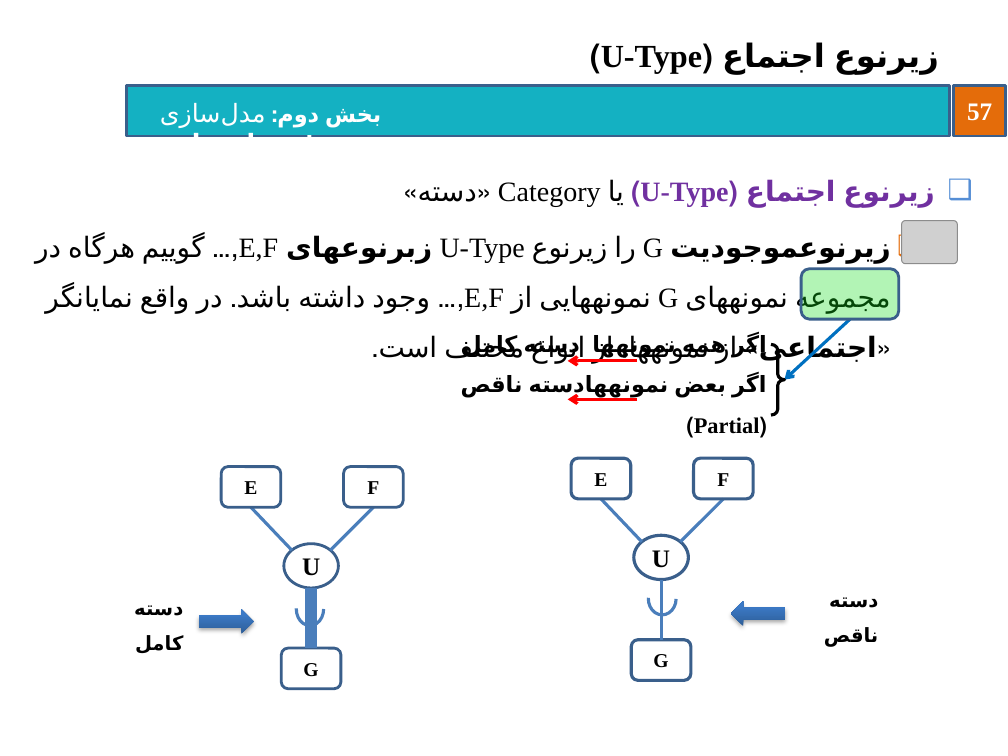
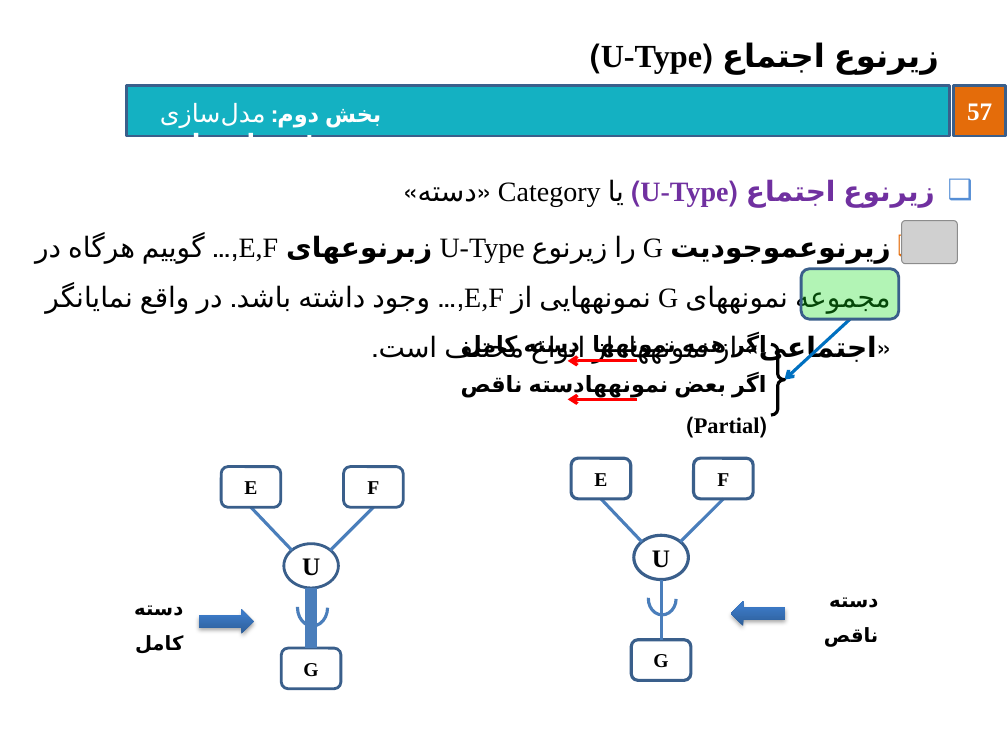
Before and after one commit to behnamhatami/DB-Slides, a slide deck: slide 57 of 2-DB-DataModeling.pptx. Drawn at 1008x756 pixels with LibreOffice and Linux fonts; fonts in the diff are those of the drawing; grey boxes stand for pictures; background and template pictures are left out. Boxes give left, top, right and bottom in pixels: in the first picture for what was removed or moved away, otherwise in the second. Text is boxed around its words. In the diff, an @@ line names an element or a change of style, - is before the commit and + after.

```diff
--- a/2-DB-DataModeling.pptx
+++ b/2-DB-DataModeling.pptx
@@ arc (boxed as its full ellipse): place and size @@
-arc (boxed as its full ellipse) at box(296, 593, 324, 626)
+arc (boxed as its full ellipse) at box(297, 590, 328, 626)
```
Also in this commit, not shown: 12 other slides changed.
